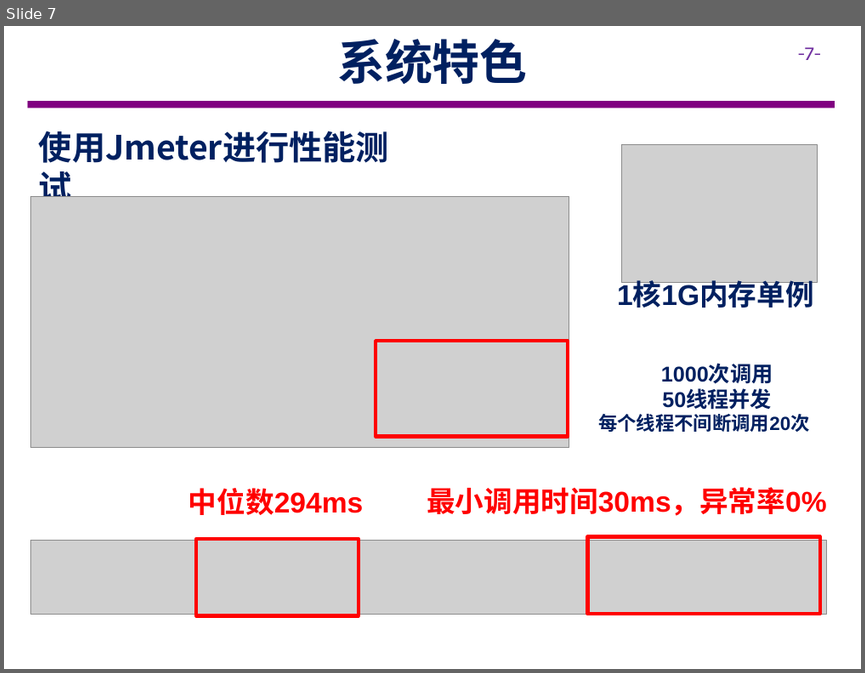
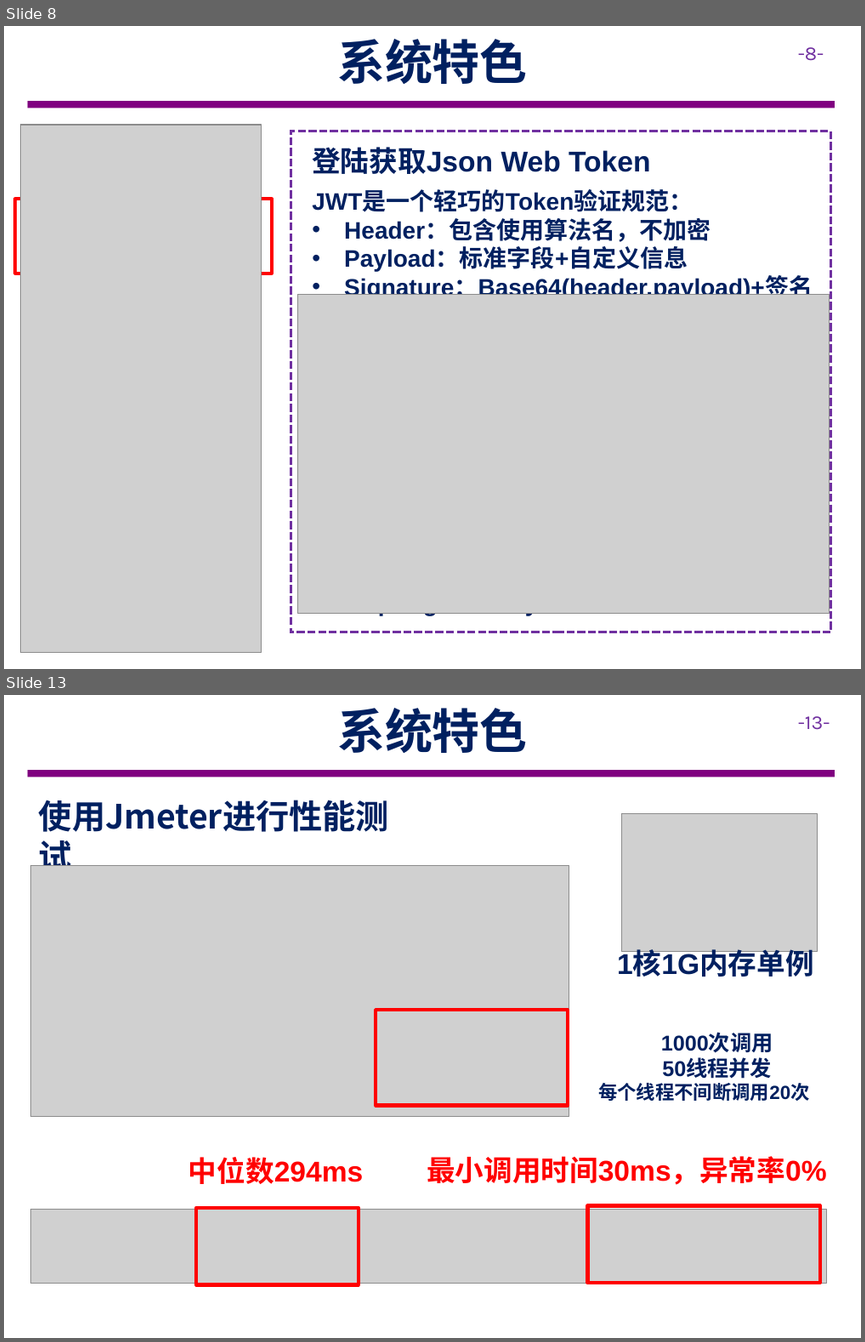
Before and after one commit to cuiods/Paratrooper, a slide deck: doc/项目展示.pptx. Shown one above the other, each under a label of ours: slide 7 before the commit, slides 8 and 13 after it; the slides between them are not shown. The pictures are 865x673 and 865x1342 pixels, drawn with LibreOffice and Linux fonts; fonts in the diff are those of the drawing; grey boxes stand for pictures; background and template pictures are left out. Boxes give left, top, right and bottom in pixels: in the first picture for what was removed or moved away, otherwise in the second. Text is boxed around its words. In the diff, an @@ line names an element or a change of style, - is before the commit and + after.

```diff
--- a/doc/项目展示.pptx
+++ b/doc/项目展示.pptx
@@ slide 8 added at [4,26,861,669], background #FFFFFF; not listed: 2 template elements that a slide beside it also shows @@
@@ text added at [337,39,528,84], 40 pt, text #002060, bold @@
+系统特色
@@ picture added at [20,125,261,652] @@
@@ rectangle added at [291,131,831,632], outline #7030A0 2.25 pt dashed @@
@@ text added at [312,147,650,174], 24 pt, text #002060, bold @@
+登陆获取Json Web Token
@@ rectangle added at [15,199,271,273], outline #FF0000 3 pt @@
@@ text added at [312,191,812,295], 20 pt, text #002060, bold @@
+JWT是一个轻巧的Token验证规范：
+• Header：包含使用算法名，不加密
+• Payload：标准字段+自定义信息
+• Signature：Base64(header.payload)+签名
@@ picture added at [298,295,829,612] @@
@@ text added at [314,612,800,618], 20 pt, text #002060, bold @@
+使用Spring Security进行身份认证和权限控制
@@ what was slide 7 is now slide 13 @@
@@ page number at [798,716,830,730]: text changed @@
--7-
+-13-
```
Also in this commit, not shown: 3 slides changed, 6 other slides added, 2 other files.
